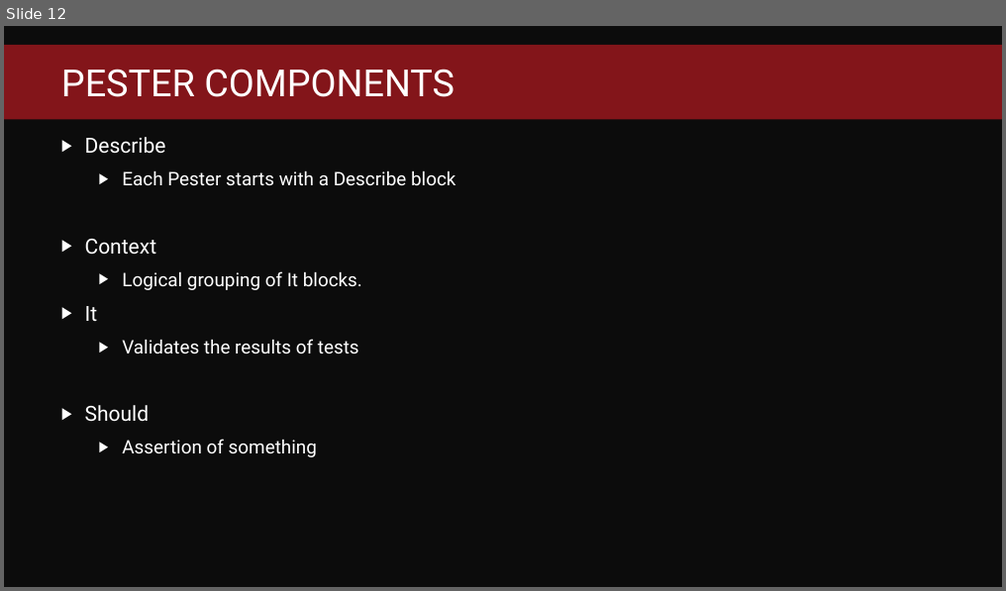
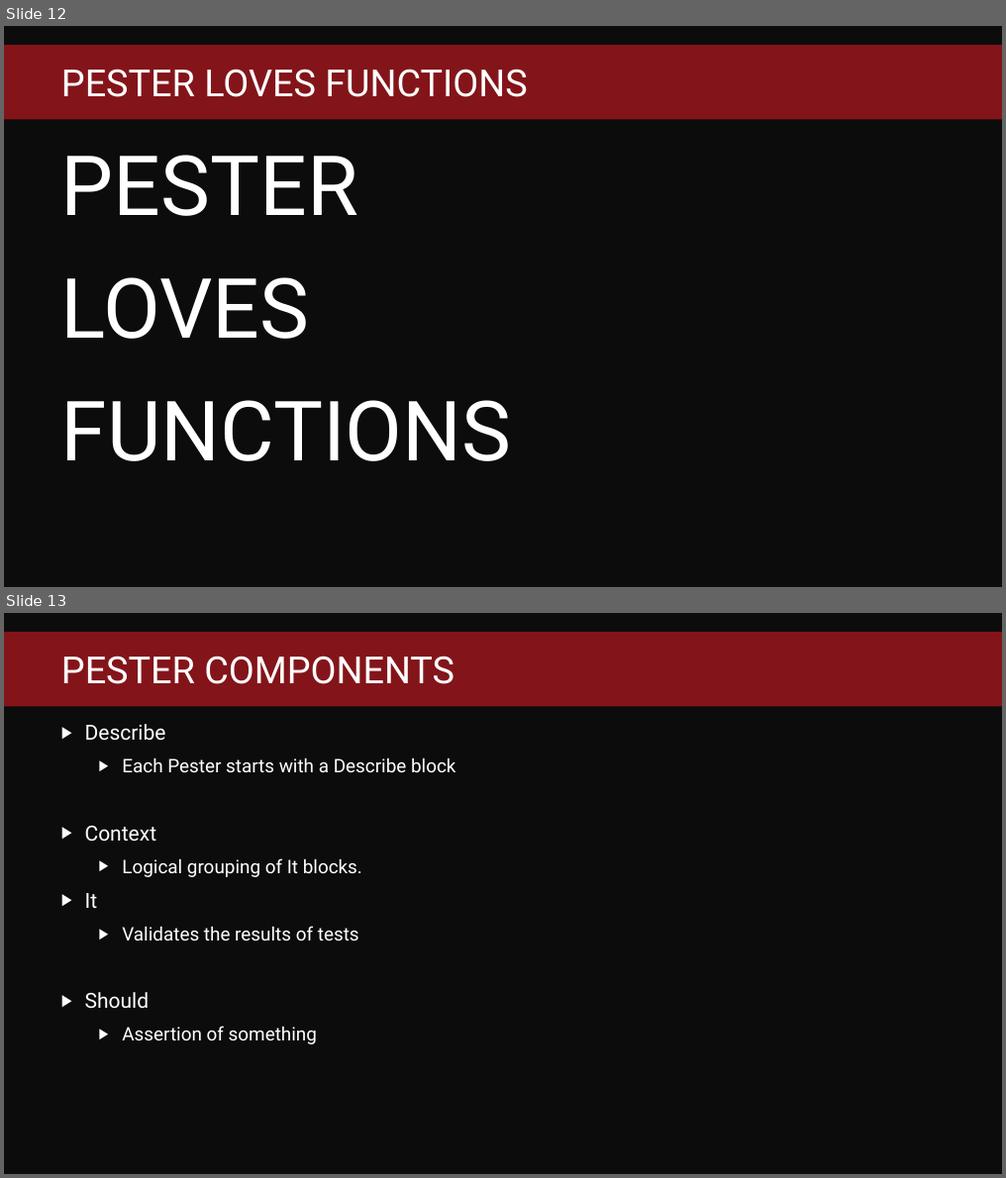
Before and after one commit to fredbainbridge/mmsPester, a slide deck: Pester Practically Perfect PowerShell.pptx. Shown one above the other, each under a label of ours: slide 12 before the commit, slides 12 and 13 after it. The pictures are 1006x591 and 1006x1178 pixels, drawn with LibreOffice and Linux fonts; fonts in the diff are those of the drawing; background and template pictures are left out. Boxes give left, top, right and bottom in pixels: in the first picture for what was removed or moved away, otherwise in the second. Text is boxed around its words. In the diff, an @@ line names an element or a change of style, - is before the commit and + after.

```diff
--- a/Pester Practically Perfect PowerShell.pptx
+++ b/Pester Practically Perfect PowerShell.pptx
@@ slide 12 added at (4,26,1002,587), background #0C0C0C; not listed: 1 template element that a slide beside it also shows @@
@@ title added at (61,69,527,97), 36 pt, text #FFFFFF @@
+PESTER LOVES FUNCTIONS
@@ text added at (61,155,511,462), 80 pt, text #FFFFFF @@
+PESTER
+LOVES
+FUNCTIONS
@@ what was slide 12 is now slide 13 @@
```
Also in this commit, not shown: 2 other slides added, 30 other files.
